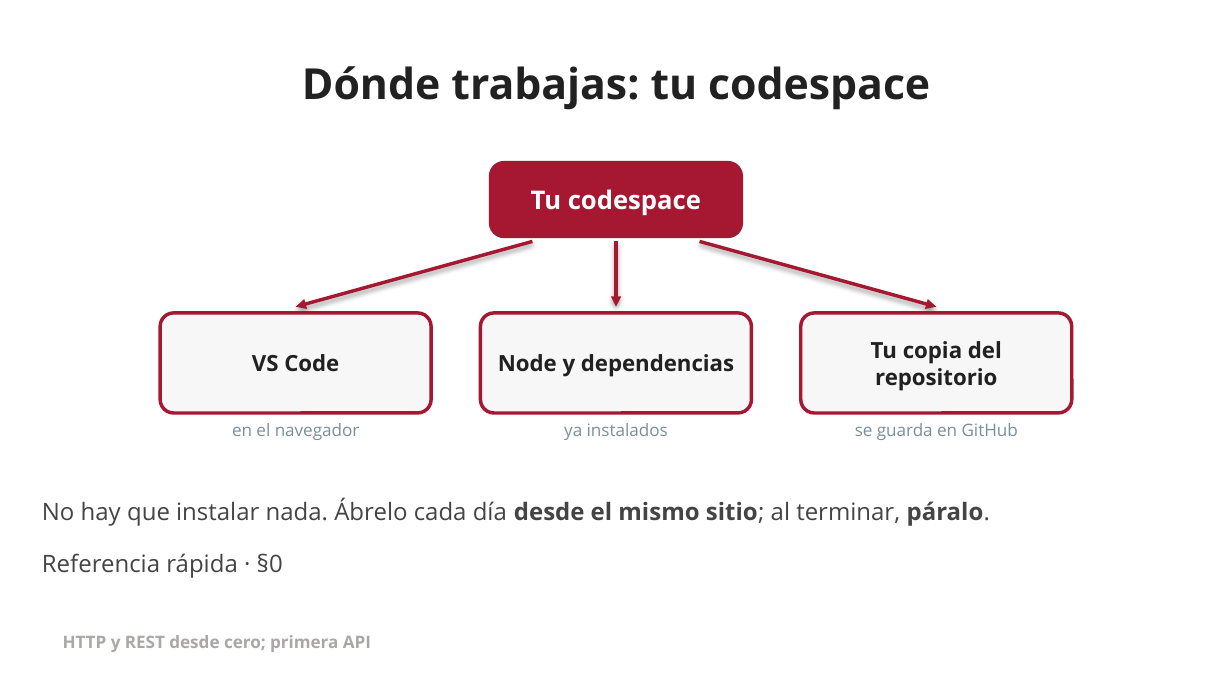
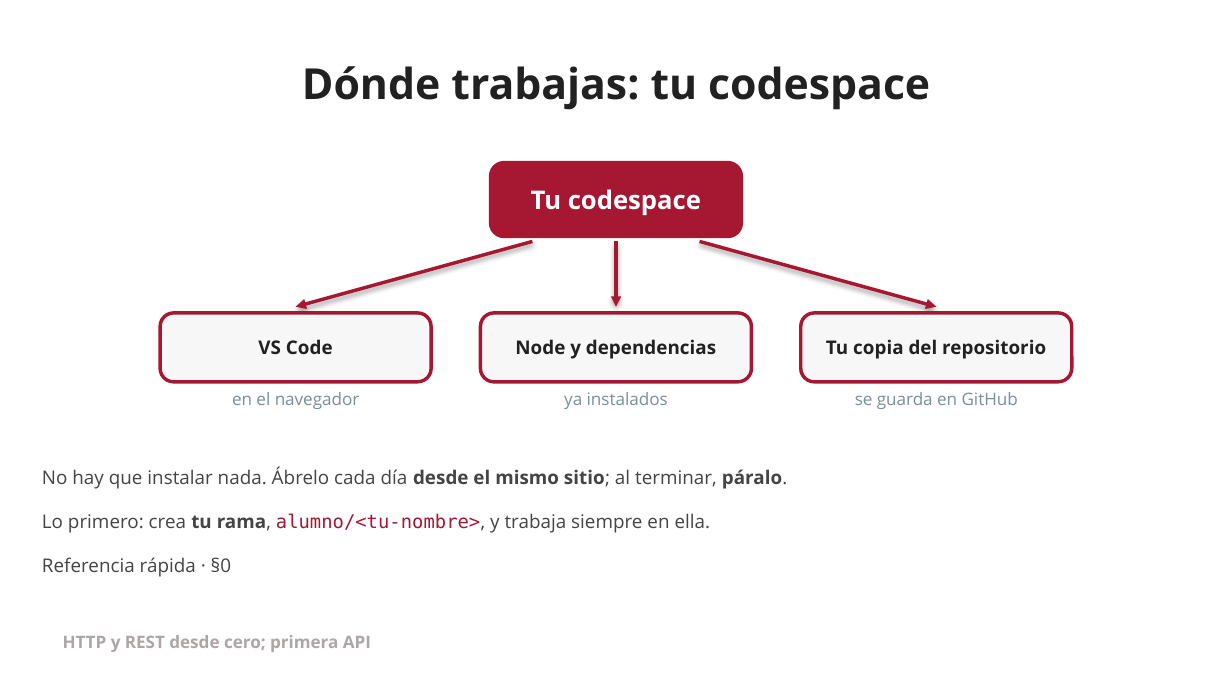
Before and after one commit to jserranof/formacion-openapi-jserranof, a slide deck: slide 11 of docs/sesiones/presentaciones/s01-presentacion.pptx. Drawn at 1232x693 pixels with LibreOffice and Linux fonts; fonts in the diff are those of the drawing; background and template pictures are left out. Boxes give left, top, right and bottom in pixels: in the first picture for what was removed or moved away, otherwise in the second. Text is boxed around its words. In the diff, an @@ line names an element or a change of style, - is before the commit and + after.

Commit message:
docs(s01): crear la rama personal alumno/<nombre> en el §0

```diff
--- a/docs/sesiones/presentaciones/s01-presentacion.pptx
+++ b/docs/sesiones/presentaciones/s01-presentacion.pptx
@@ rounded rectangle: place and size @@
-rounded rectangle at [160,313,431,413]
+rounded rectangle at [160,313,431,382]
@@ rounded rectangle: place and size @@
-rounded rectangle at [480,313,752,413]
+rounded rectangle at [480,313,752,382]
@@ size 13 to 11 pt in 3 elements at [258,339,333,354], [826,339,1046,359], [515,339,716,359] @@
@@ proportions changed in 3 elements at [160,313,431,382], [480,313,752,382], [801,313,1072,382] @@
@@ rounded rectangle: place and size @@
-rounded rectangle at [801,313,1072,413]
+rounded rectangle at [801,313,1072,382]
@@ 3 texts: place and size @@
-3 texts at [232,423,1018,440]
+3 texts at [232,392,1018,409]
@@ text "No hay que instalar nada. ...": place and size @@
-text "No hay que instalar nada. ..." at [42,498,990,526]
+text "No hay que instalar nada. ..." at [42,466,787,489]
@@ text "No hay que instalar nada. ..." at [42,466,787,489]: size 14 to 11 pt @@
@@ text added at [42,513,711,533], 11 pt, text #444444 @@
+Lo primero: crea tu rama, alumno/<tu-nombre>, y trabaja siempre en ella.
@@ text "Referencia rápida · §0" at [42,557,231,577]: size 14 to 11 pt @@
```
Also in this commit, not shown: 1 other slide changed, 7 other files.
